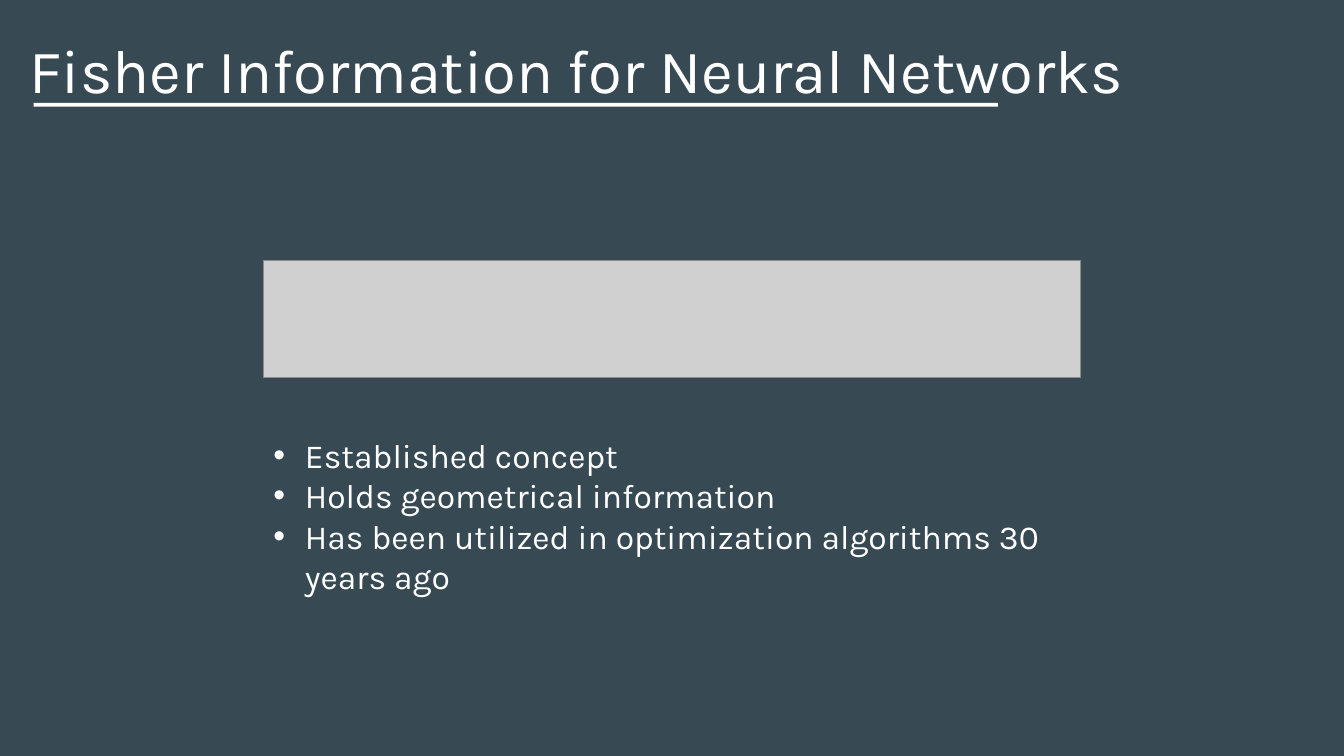
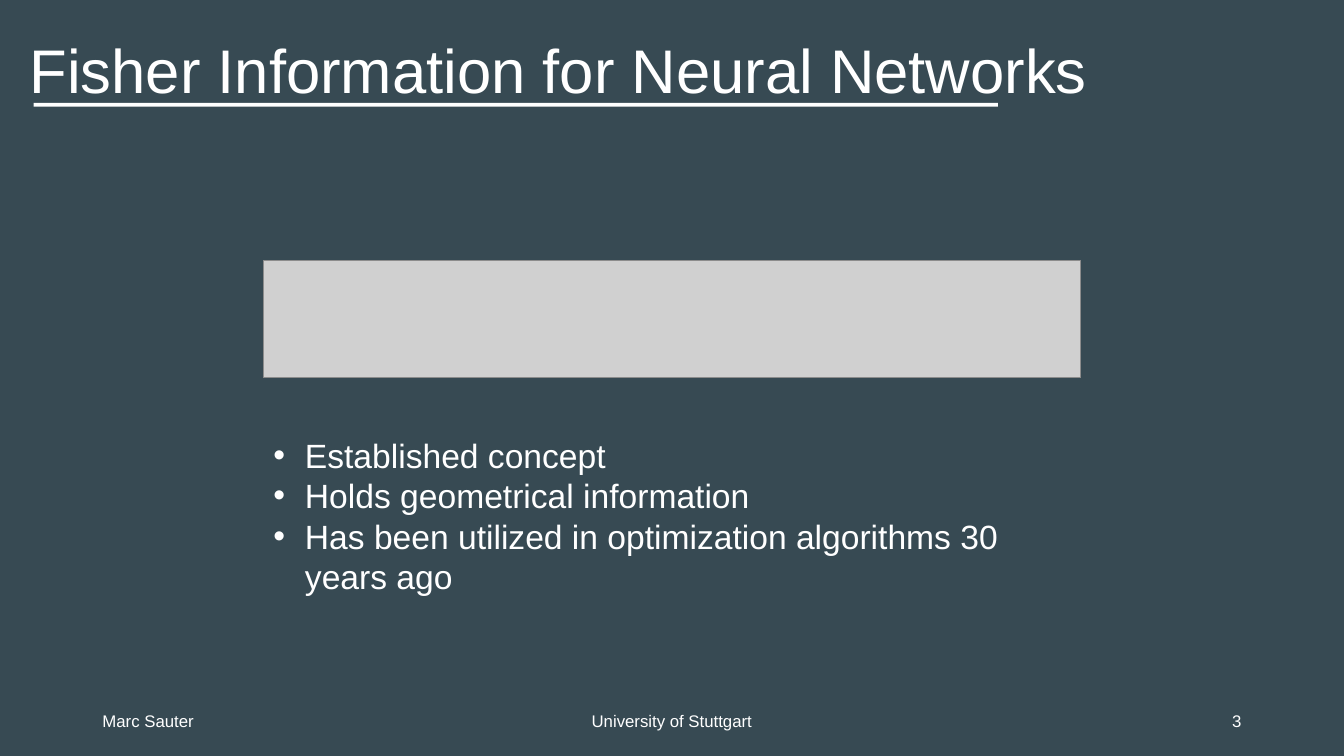
Before and after one commit to ma-sauter/Talks, a slide deck: slide 18 of dpg-fruehjahrstagung-2024/Presentation/Presentation_Marc_Sauter.pptx. Drawn at 1344x756 pixels with LibreOffice and Linux fonts; fonts in the diff are those of the drawing; grey boxes stand for pictures. Boxes give left, top, right and bottom in pixels: in the first picture for what was removed or moved away, otherwise in the second. Text is boxed around its words. In the diff, an @@ line names an element or a change of style, - is before the commit and + after.

Commit message:
Stand vor Uni Stuttgart design implementation

```diff
--- a/dpg-fruehjahrstagung-2024/Presentation/Presentation_Marc_Sauter.pptx
+++ b/dpg-fruehjahrstagung-2024/Presentation/Presentation_Marc_Sauter.pptx
@@ title "Fisher Information for Neural Networks" at box(30, 48, 1087, 104): font Karla to Arial @@
@@ text "Established concept" at box(305, 443, 997, 596): font Karla to Arial @@
@@ text added at box(102, 715, 193, 727), 12 pt, text #FFFFFF @@
+Marc Sauter
@@ text added at box(592, 715, 751, 731), 12 pt, text #FFFFFF @@
+University of Stuttgart
@@ text added at box(1232, 715, 1241, 727), 12 pt, text #FFFFFF @@
+3
```
Also in this commit, not shown: 45 other slides changed.
